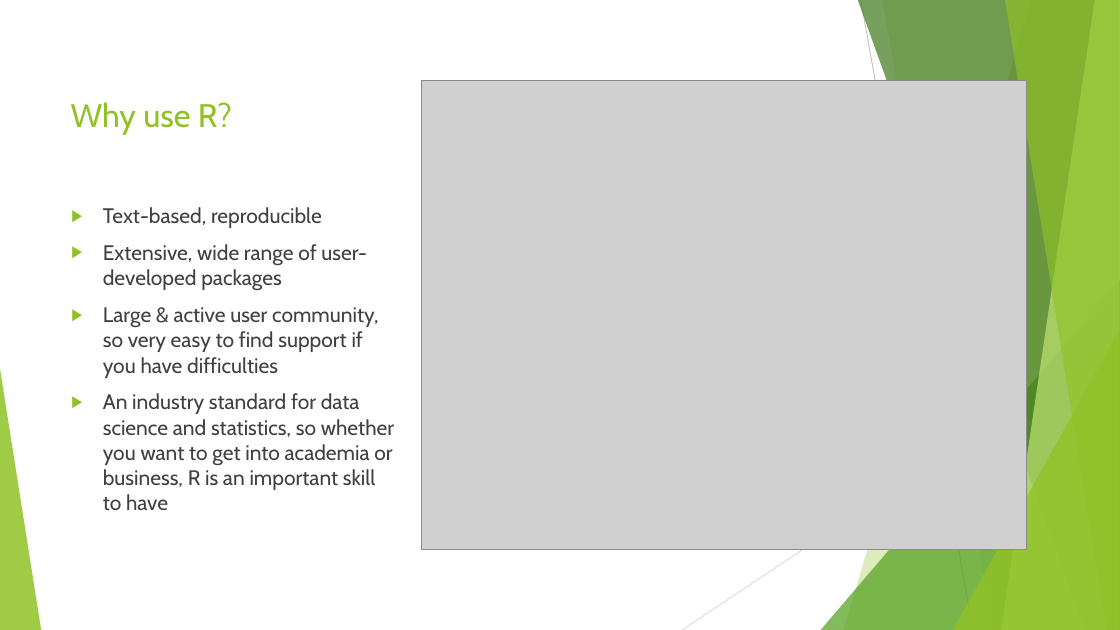
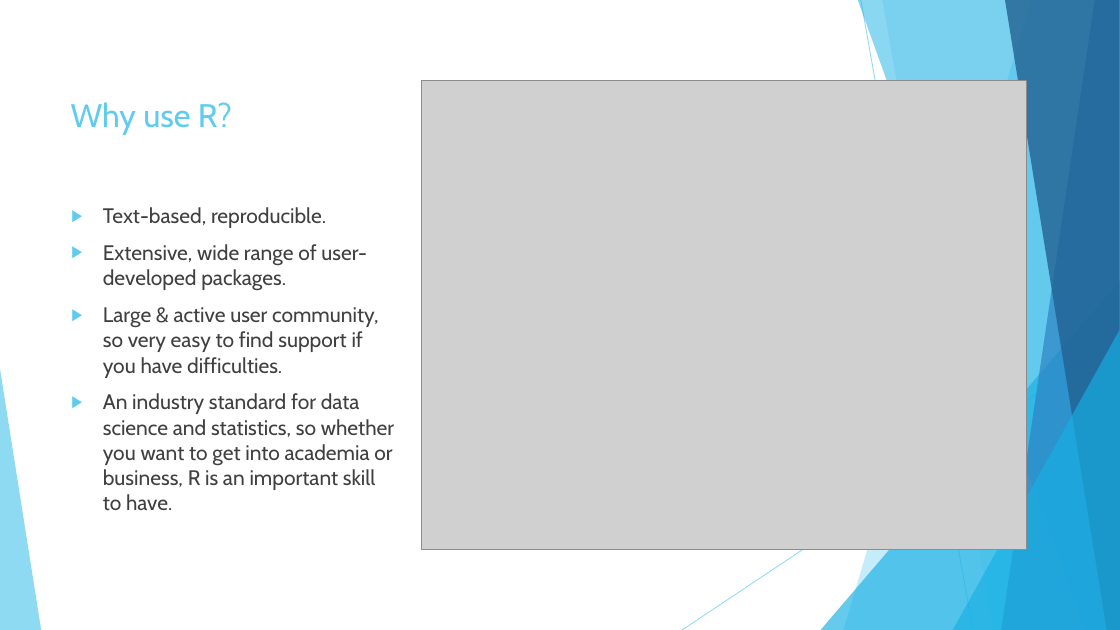
Before and after one commit to DCS-training/IntroToRAndRStudio, a slide deck: slide 6 of 2024/Introduction to R and RStudio.pptx. Drawn at 1120x630 pixels with LibreOffice and Linux fonts; fonts in the diff are those of the drawing; grey boxes stand for pictures. Boxes give left, top, right and bottom in pixels: in the first picture for what was removed or moved away, otherwise in the second. Text is boxed around its words. In the diff, an @@ line names an element or a change of style, - is before the commit and + after.

```diff
--- a/2024/Introduction to R and RStudio.pptx
+++ b/2024/Introduction to R and RStudio.pptx
@@ freeform shape at (844,0,1120,630): fill #90C226 at 30% opacity to #5FCBEF at 36% opacity @@
@@ freeform shape at (858,0,1120,630): fill #3F7819 at 70% opacity to #17B0E4 at 50% opacity @@
@@ line (861, 0) - (973, 630): stroke #BFBFBF 0.75 pt to #5FCBEF 0.75 pt @@
@@ freeform shape at (882,0,1120,630): fill #90C226 at 20% opacity to #5FCBEF at 20% opacity @@
@@ freeform shape at (1002,0,1120,630): fill #C0E474 at 70% opacity to #2E83C3 at 70% opacity @@
@@ freeform shape at (1005,0,1120,630): fill #90C226 at 65% opacity to #226292 at 80% opacity @@
@@ title "Why use R?" at (71,102,232,135): text colour #90C226 to #5FCBEF @@
@@ text at (103,207,394,510): text changed @@
-▶ Text-based, reproducible
-▶ Extensive, wide range of user-developed packages
-▶ Large & active user community, so very easy to find support if you have difficulties
-▶ An industry standard for data science and statistics, so whether you want to get into academia or business, R is an important skill to have
+▶ Text-based, reproducible.
+▶ Extensive, wide range of user-developed packages.
+▶ Large & active user community, so very easy to find support if you have difficulties.
+▶ An industry standard for data science and statistics, so whether you want to get into academia or business, R is an important skill to have.
@@ triangle at (821,280,1120,630): fill #54A021 at 72% opacity to #17B0E4 at 66% opacity @@
@@ line (1120, 339) - (682, 630): stroke #D9D9D9 0.75 pt to #5FCBEF 0.75 pt @@
@@ triangle at (953,330,1120,630): fill #90C226 at 80% opacity to #17B0E4 at 66% opacity @@
@@ triangle at (0,369,41,630): fill #90C226 at 85% opacity to #5FCBEF at 70% opacity @@
```
Also in this commit, not shown: 8 other slides changed, 1 slide added, 1 slide removed.
